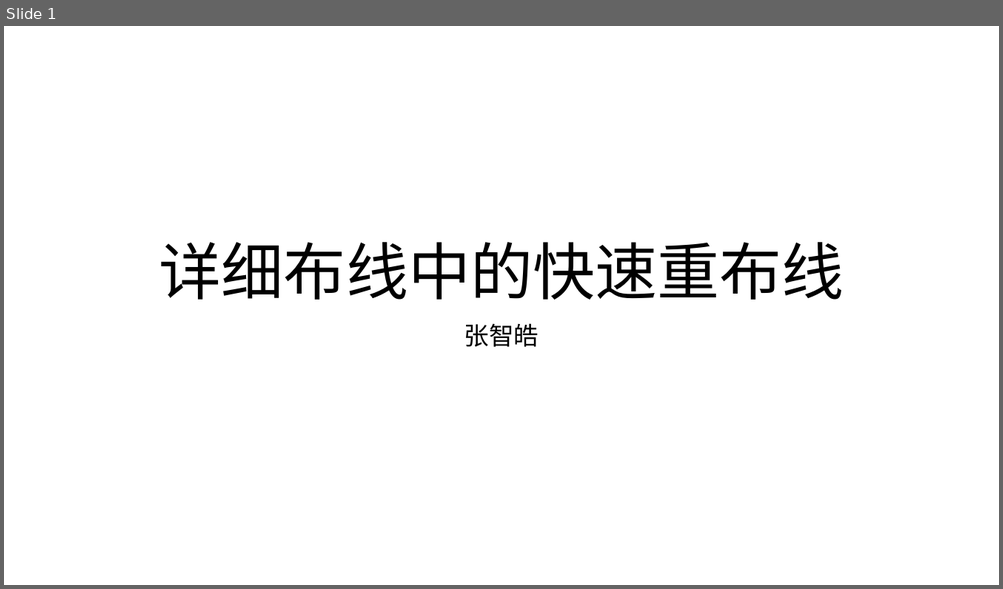
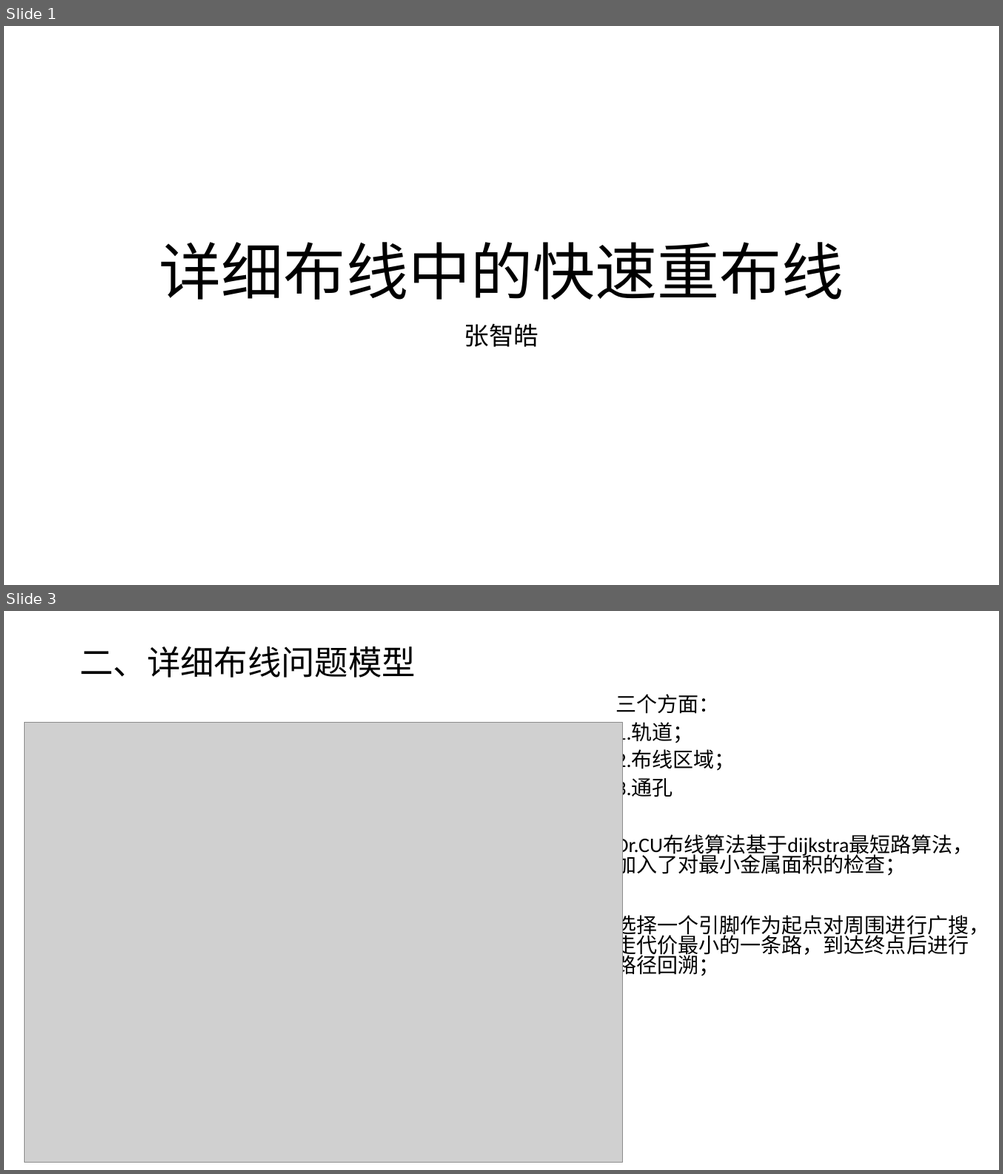
Before and after one commit to lonelykida/PaperPPT, a slide deck: 张竞翀_详细布线中的快速重布线.pptx. Shown one above the other, each under a label of ours: slide 1 before the commit, slides 1 and 3 after it; the slides between them are not shown. The pictures are 1003x589 and 1003x1174 pixels, drawn with LibreOffice and Linux fonts; fonts in the diff are those of the drawing; grey boxes stand for pictures. Boxes give left, top, right and bottom in pixels: in the first picture for what was removed or moved away, otherwise in the second. Text is boxed around its words. In the diff, an @@ line names an element or a change of style, - is before the commit and + after.

```diff
--- a/张竞翀_详细布线中的快速重布线.pptx
+++ b/张竞翀_详细布线中的快速重布线.pptx
@@ slide 3 added at [4,611,999,1170], background #FFFFFF @@
@@ title added at [79,646,415,678], 32.4 pt, text #000000 @@
+二、详细布线问题模型
@@ text added at [615,694,989,979], 20 pt, text #000000 @@
+三个方面：
+1.轨道；
+2.布线区域；
+3.通孔
+Dr.CU布线算法基于dijkstra最短路算法，加入了对最小金属面积的检查；
+选择一个引脚作为起点对周围进行广搜，走代价最小的一条路，到达终点后进行路径回溯；
@@ picture added at [25,723,623,1163] @@
```
Also in this commit, not shown: 1 other slide added, 1 slide removed.
